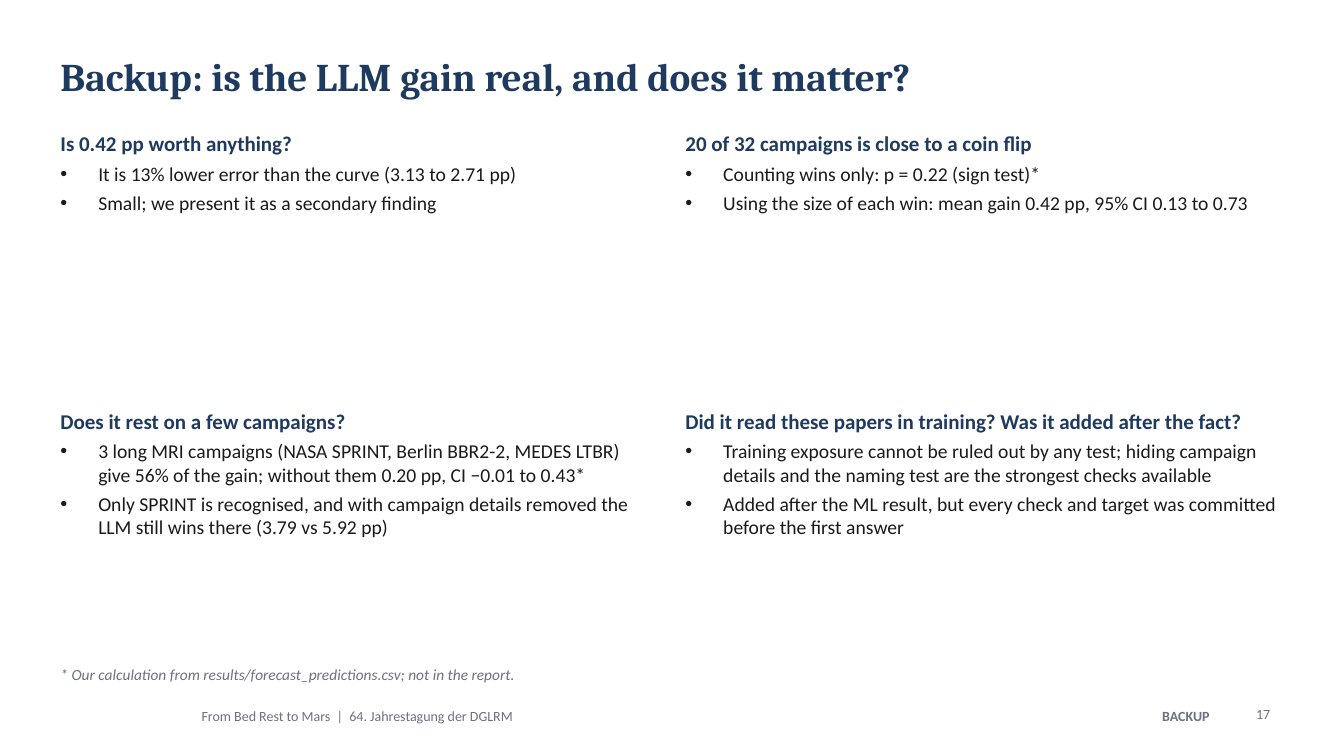
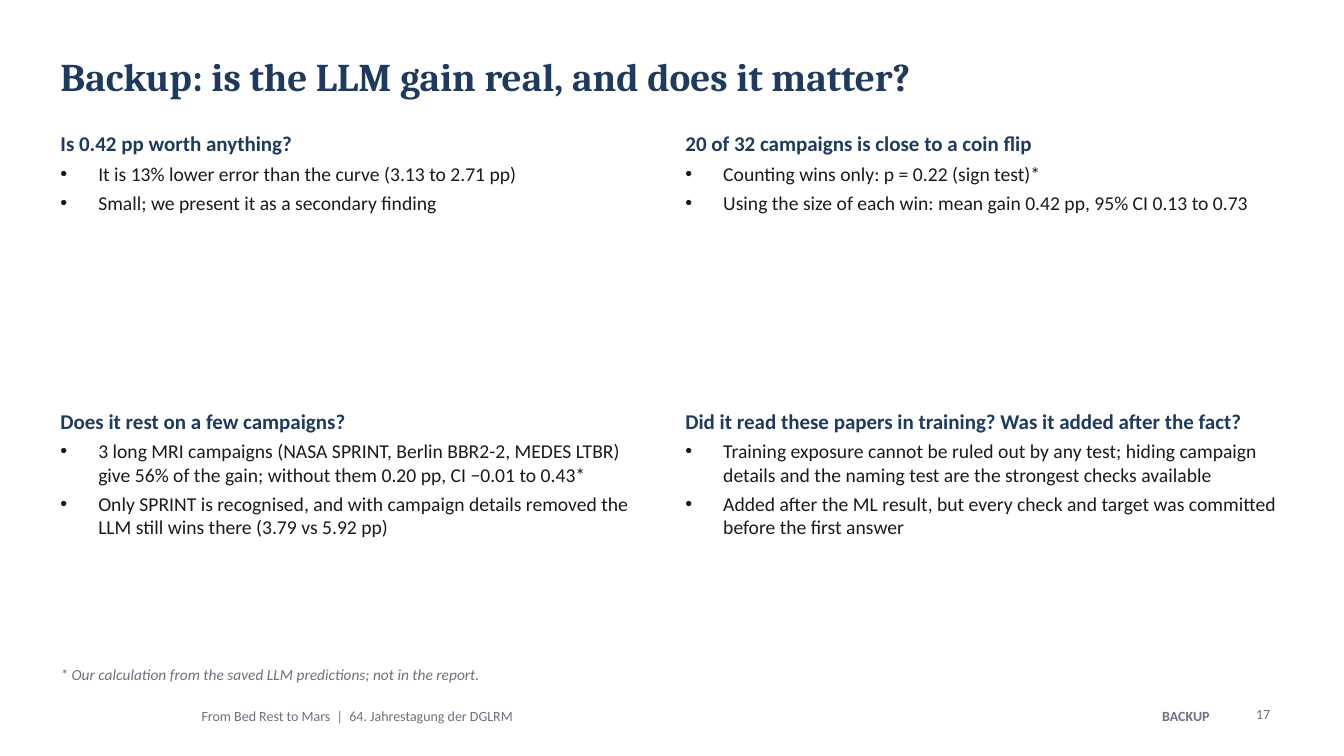
Before and after one commit to MiladBahariQaragoz/BedrestToMars, a slide deck: slide 17 of presentation/bed-rest-to-mars-talk.pptx. Drawn at 1344x756 pixels with LibreOffice and Linux fonts; fonts in the diff are those of the drawing; background and template pictures are left out. Boxes give left, top, right and bottom in pixels: in the first picture for what was removed or moved away, otherwise in the second. Text is boxed around its words. In the diff, an @@ line names an element or a change of style, - is before the commit and + after.

```diff
--- a/presentation/bed-rest-to-mars-talk.pptx
+++ b/presentation/bed-rest-to-mars-talk.pptx
@@ text at box(72, 669, 479, 683): text changed @@
-* Our calculation from results/forecast_predictions.csv; not in the report.
+* Our calculation from the saved LLM predictions; not in the report.
```
Also in this commit, not shown: 8 other slides changed, 2 other files.
